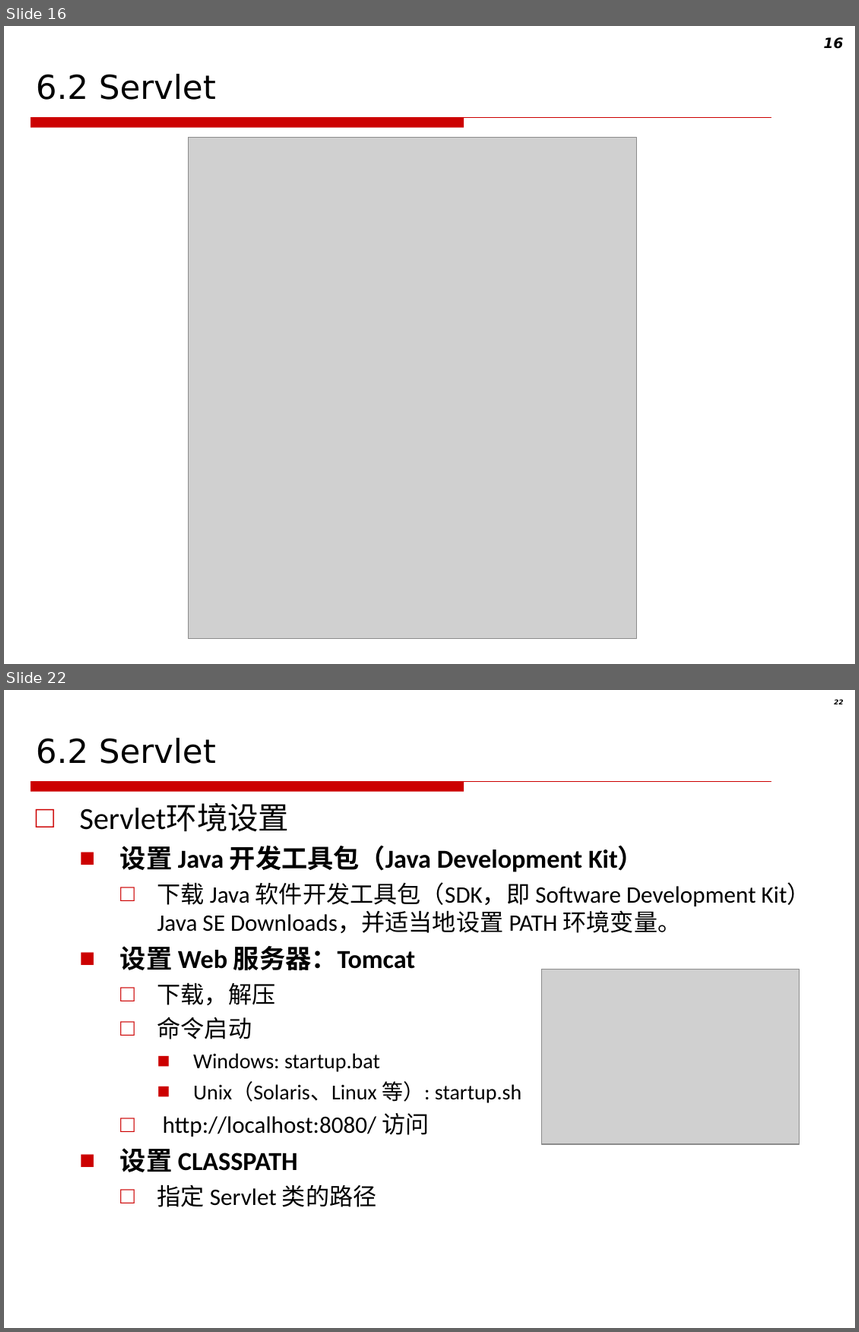
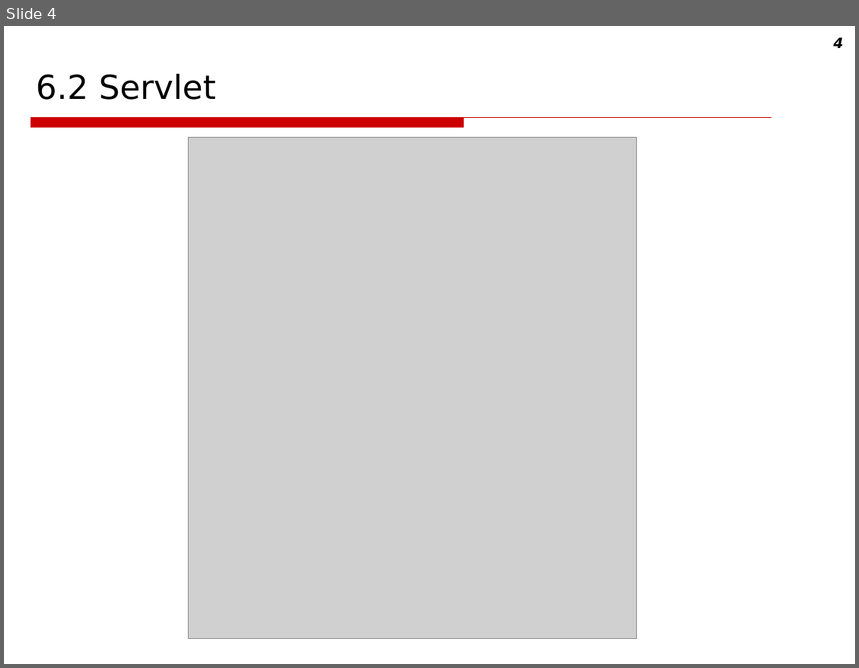
Before and after one commit to akikohaku/CSU-PPT, a slide deck: Web技术-2021/06.servlet.ppt. Shown one above the other, each under a label of ours: slides 16 and 22 before the commit, slide 4 after it; the slides between them are not shown. The pictures are 859x1332 and 859x668 pixels, drawn with LibreOffice and Linux fonts; fonts in the diff are those of the drawing; grey boxes stand for pictures; background and template pictures are left out. Boxes give left, top, right and bottom in pixels: in the first picture for what was removed or moved away, otherwise in the second. Text is boxed around its words. In the diff, an @@ line names an element or a change of style, - is before the commit and + after.

```diff
--- a/Web技术-2021/06.servlet.ppt
+++ b/Web技术-2021/06.servlet.ppt
@@ slide 22 removed at <box>4,690,855,1328</box>, background picture (left out); not listed: 1 template element that a slide beside it also shows @@
@@ page number removed at <box>834,700,843,704</box> @@
-22
@@ title removed at <box>36,738,216,764</box> @@
-6.2 Servlet
@@ text removed at <box>79,803,811,1208</box> @@
-□ Servlet环境设置
-  ■ 设置 Java 开发工具包（Java Development Kit）
-    □ 下载 Java 软件开发工具包（SDK，即 Software Development Kit）Java SE Downloads，并适当地设置 PATH 环境变量。
-  ■ 设置 Web 服务器：Tomcat
-    □ 下载，解压
-    □ 命令启动
-      ■ Windows: startup.bat
-      ■ Unix（Solaris、Linux 等）: startup.sh
-    □ http://localhost:8080/ 访问
-  ■ 设置 CLASSPATH
-    □ 指定 Servlet 类的路径
@@ picture removed at <box>541,969,799,1144</box> @@
@@ what was slide 16 is now slide 4 @@
@@ page number at <box>834,37,844,48</box>: text changed @@
-16
+4
```
Also in this commit, not shown: 8 slides changed, 3 slides added, 55 other slides removed, 19 other files.
